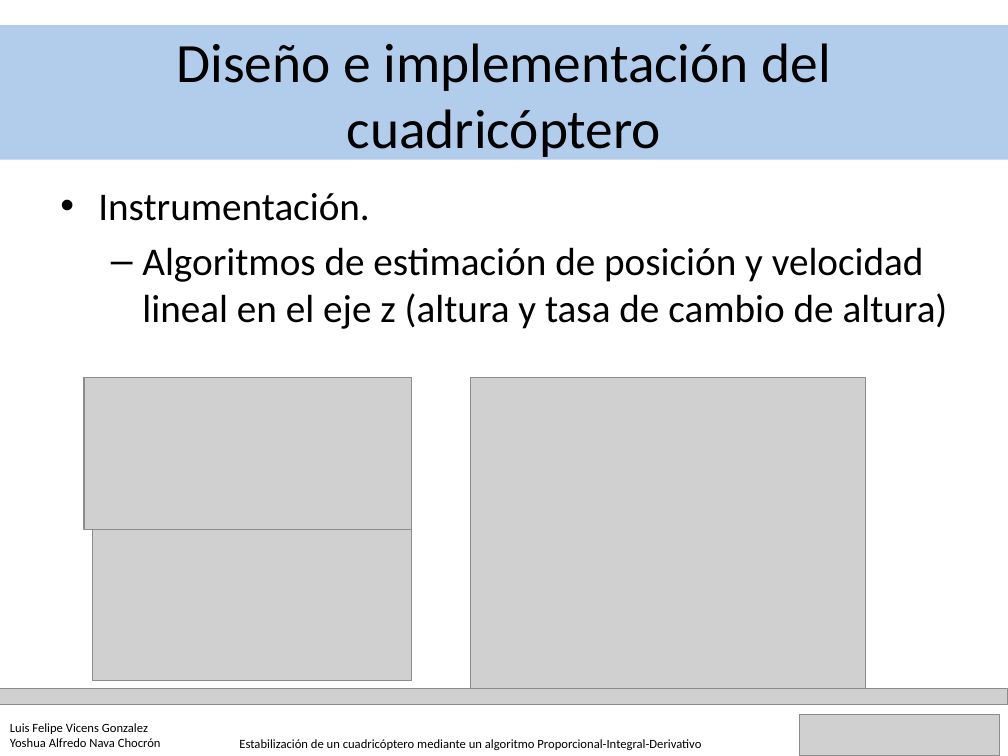
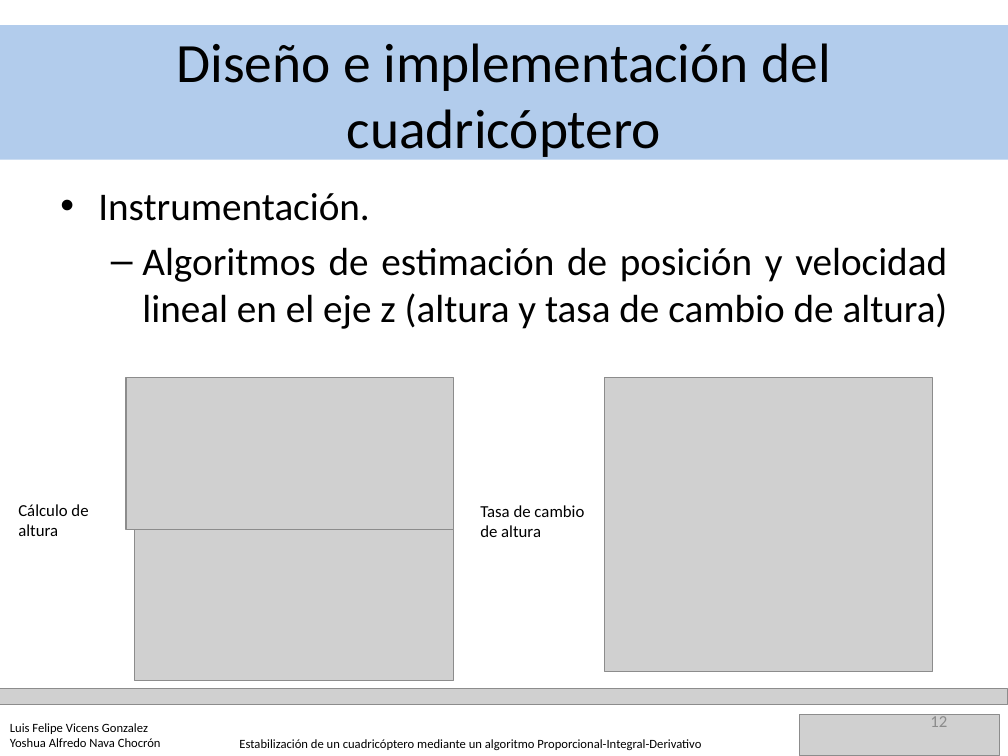
Before and after one commit to YoshuaNava/TesisCuadricoptero, a slide deck: slide 12 of Documento/Defensa TEG animaciones.pptx. Drawn at 1008x756 pixels with LibreOffice and Linux fonts; fonts in the diff are those of the drawing; grey boxes stand for pictures. Boxes give left, top, right and bottom in pixels: in the first picture for what was removed or moved away, otherwise in the second. Text is boxed around its words. In the diff, an @@ line names an element or a change of style, - is before the commit and + after.

```diff
--- a/Documento/Defensa TEG animaciones.pptx
+++ b/Documento/Defensa TEG animaciones.pptx
@@ text at [142,247,948,329]: alignment left to justified @@
@@ picture: place and size @@
-picture at [84,378,411,529]
+picture at [126,378,454,529]
@@ picture: place and size @@
-picture at [471,378,866,688]
+picture at [605,378,932,672]
@@ text added at [18,504,88,536], 12 pt, text #000000 @@
+Cálculo de altura
@@ text added at [480,505,584,537], 12 pt, text #000000 @@
+Tasa de cambio de altura
@@ picture: place and size @@
-picture at [93,529,412,680]
+picture at [134,529,454,680]
@@ page number added at [930,714,947,727], 12 pt, text #8C8C8C @@
+12
```
Also in this commit, not shown: 22 other slides changed, 4 other files.
